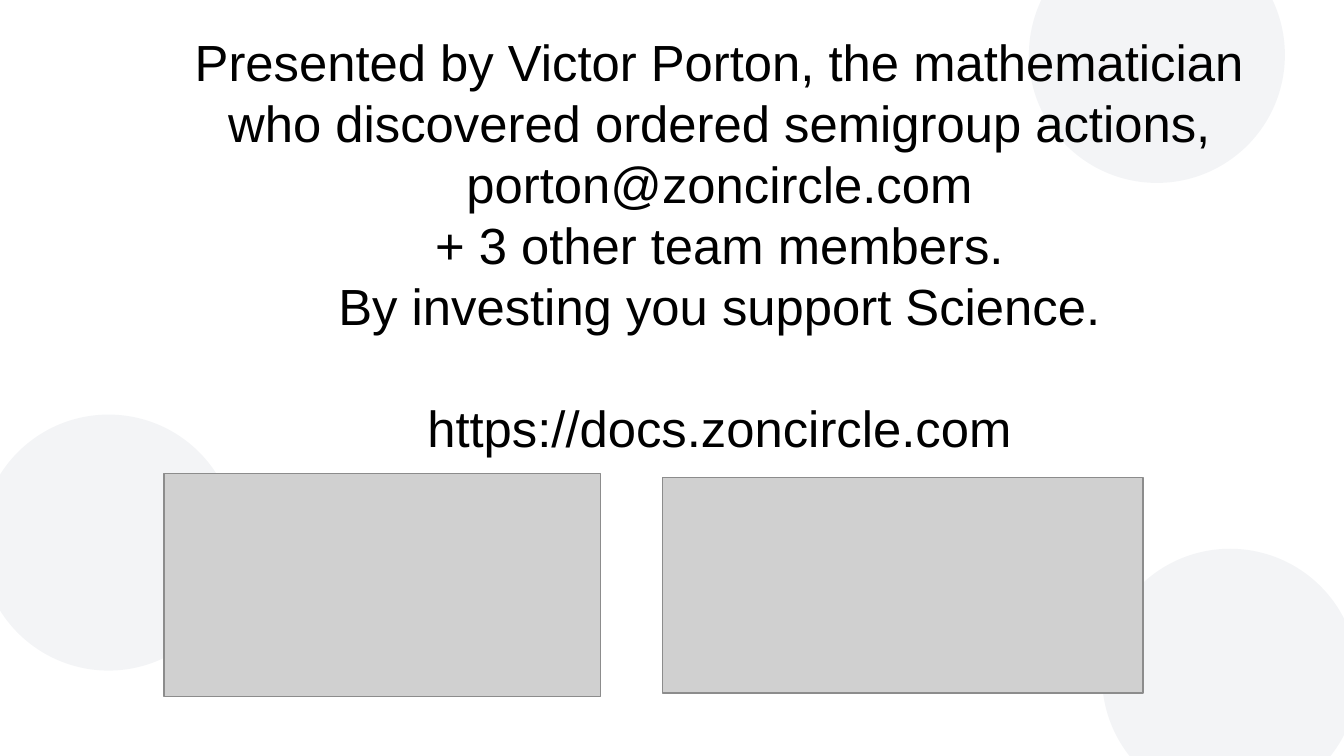
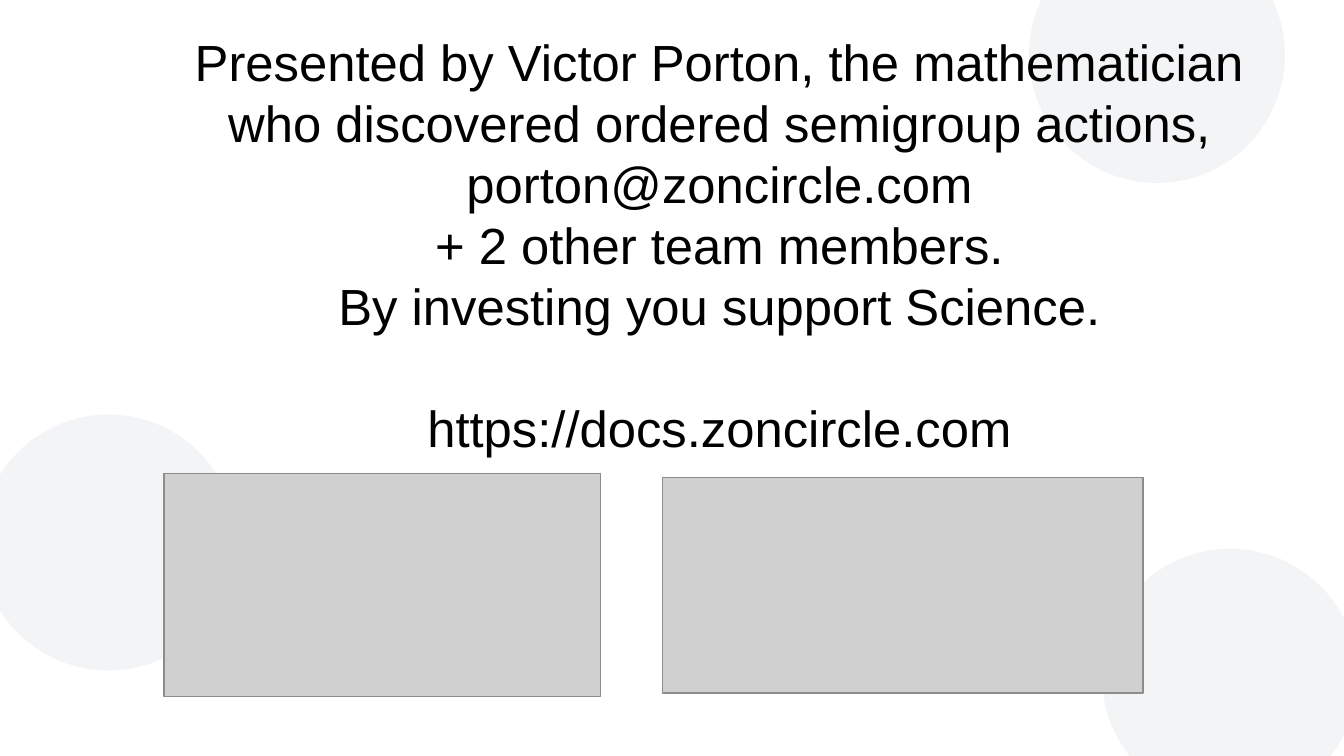
Before and after one commit to vporton/zondirectory2, a slide deck: slide 13 of docs/presentation.odp. Drawn at 1344x756 pixels with LibreOffice and Linux fonts; fonts in the diff are those of the drawing; grey boxes stand for pictures; background and template pictures are left out. Boxes give left, top, right and bottom in pixels: in the first picture for what was removed or moved away, otherwise in the second. Text is boxed around its words. In the diff, an @@ line names an element or a change of style, - is before the commit and + after.

Commit message:
presentation

```diff
--- a/docs/presentation.odp
+++ b/docs/presentation.odp
@@ text at [479, 227, 1004, 265]: text changed @@
-+ 3 other team members.
++ 2 other team members.
```
